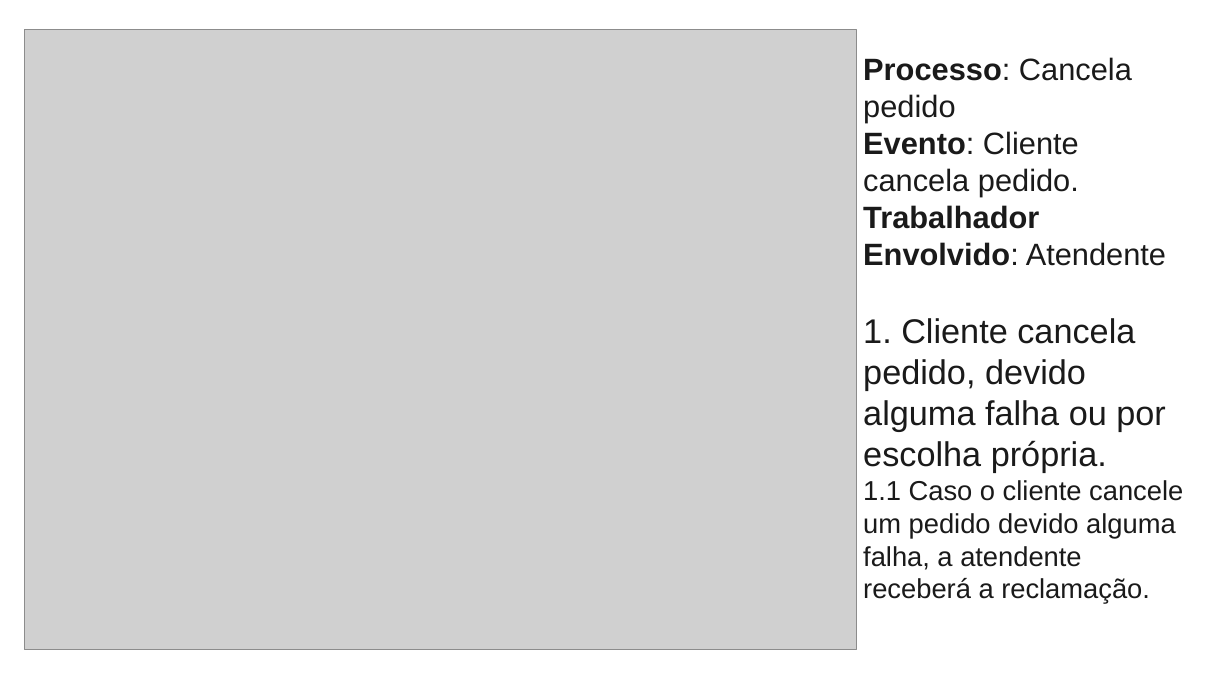
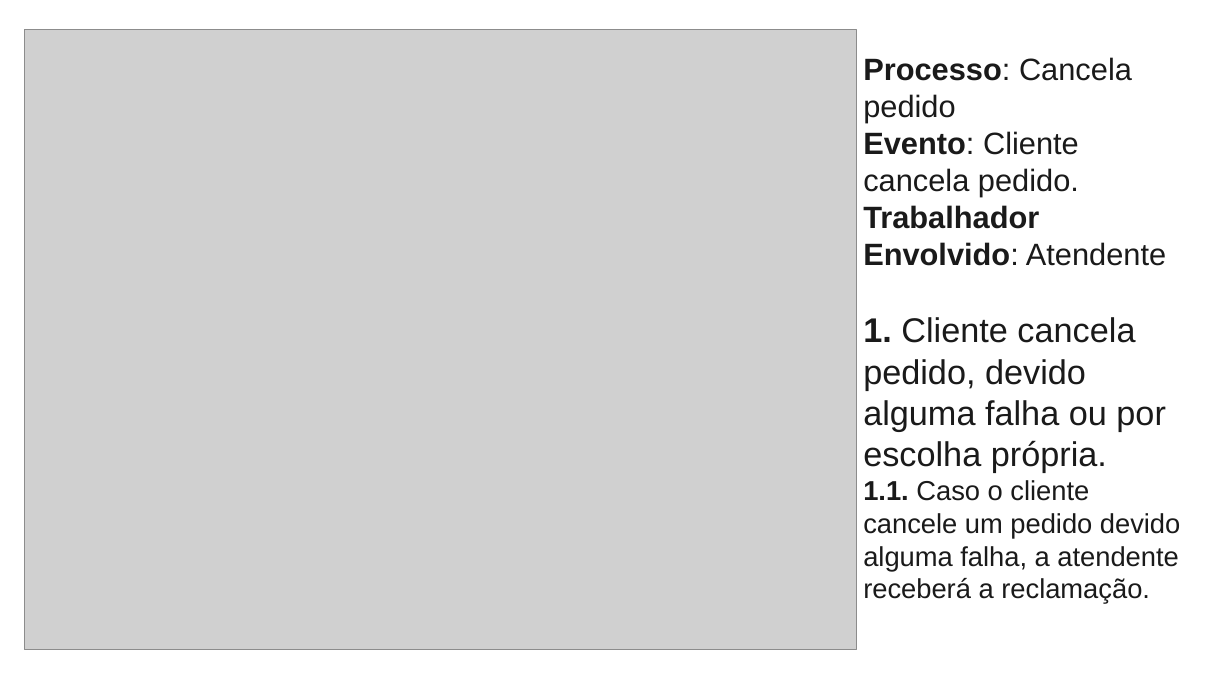
Before and after one commit to sabrinapereira0408/SG2L2, a slide deck: slide 14 of Artefatos/18. Descrição dos Processos de Negócio.pptx. Drawn at 1232x693 pixels with LibreOffice and Linux fonts; fonts in the diff are those of the drawing; grey boxes stand for pictures. Boxes give left, top, right and bottom in pixels: in the first picture for what was removed or moved away, otherwise in the second. Text is boxed around its words. In the diff, an @@ line names an element or a change of style, - is before the commit and + after.

```diff
--- a/Artefatos/18. Descrição dos Processos de Negócio.pptx
+++ b/Artefatos/18. Descrição dos Processos de Negócio.pptx
@@ text at [863,317,1165,472]: bold on in "1." @@
@@ text at [863,480,1180,604]: text changed @@
-1.1 Caso o cliente cancele um pedido devido alguma falha, a atendente receberá a reclamação.
+1.1. Caso o cliente cancele um pedido devido alguma falha, a atendente receberá a reclamação.
```
Also in this commit, not shown: 21 other slides changed, 15 other files.
